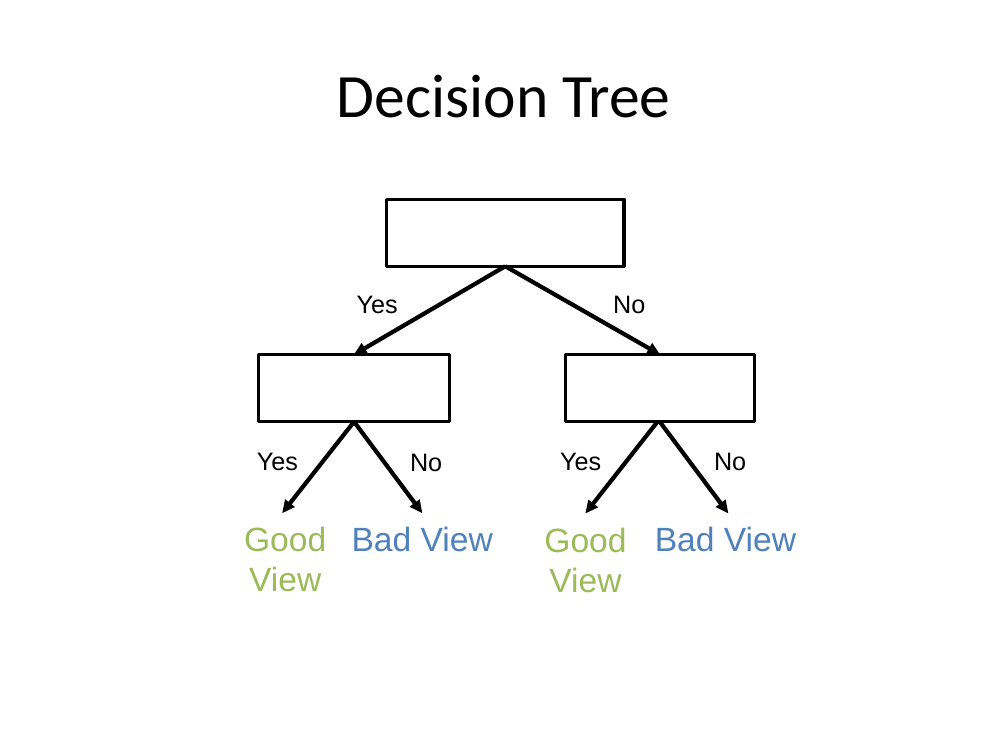
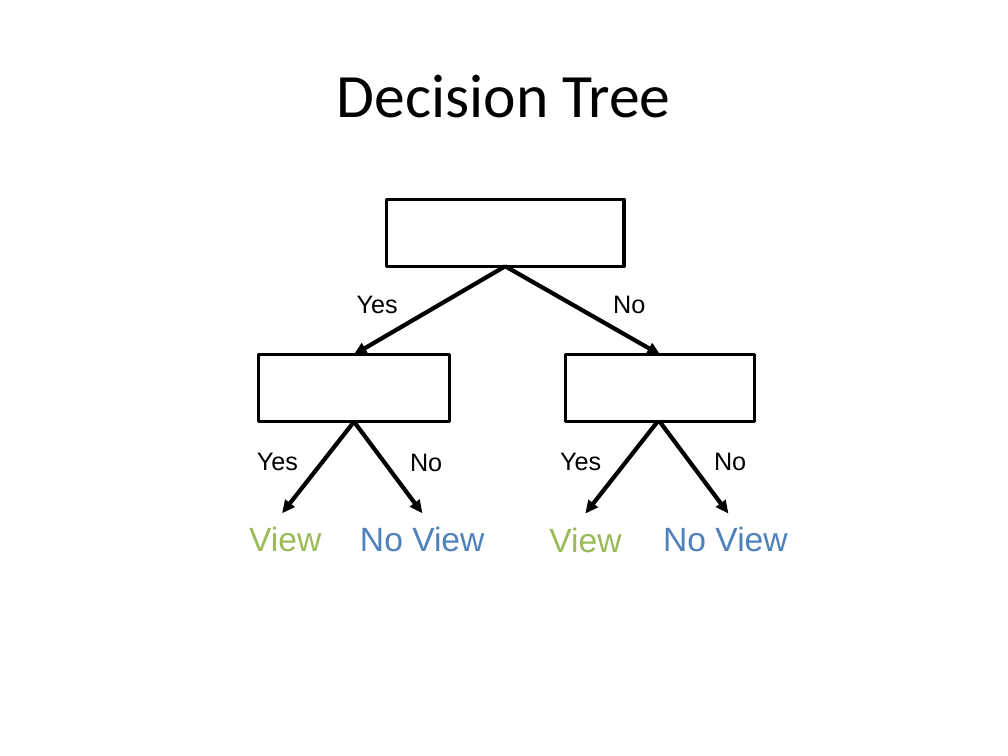
Before and after one commit to aloksharma1993/techfest-ml-tutorial, a slide deck: slide 21 of Techfest_ML.pptx. Drawn at 1008x756 pixels with LibreOffice and Linux fonts; fonts in the diff are those of the drawing. Boxes give left, top, right and bottom in pixels: in the first picture for what was removed or moved away, otherwise in the second. Text is boxed around its words. In the diff, an @@ line names an element or a change of style, - is before the commit and + after.

Commit message:
Updates to view/no view

```diff
--- a/Techfest_ML.pptx
+++ b/Techfest_ML.pptx
@@ text at bbox=[249, 526, 321, 552]: text changed @@
-Good View
+View
@@ text at bbox=[360, 526, 484, 552]: text changed @@
-Bad View
+No View
@@ text at bbox=[549, 527, 621, 553]: text changed @@
-Good View
+View
@@ text at bbox=[663, 526, 787, 552]: text changed @@
-Bad View
+No View
```
Also in this commit, not shown: 4 other slides changed.
